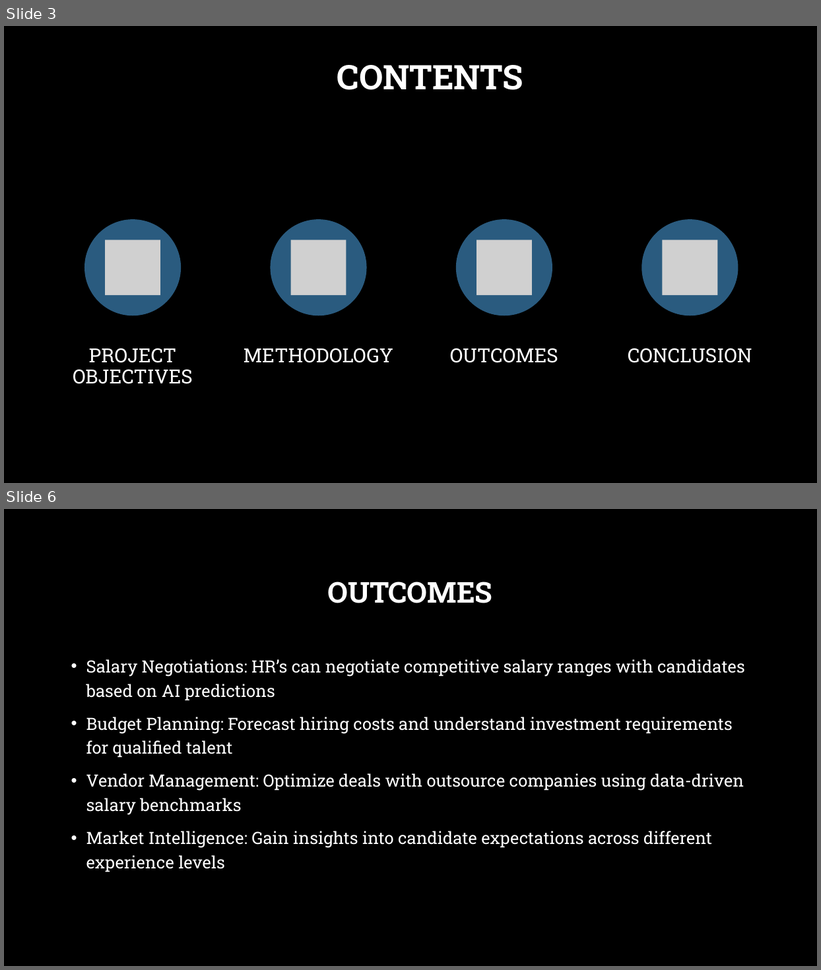
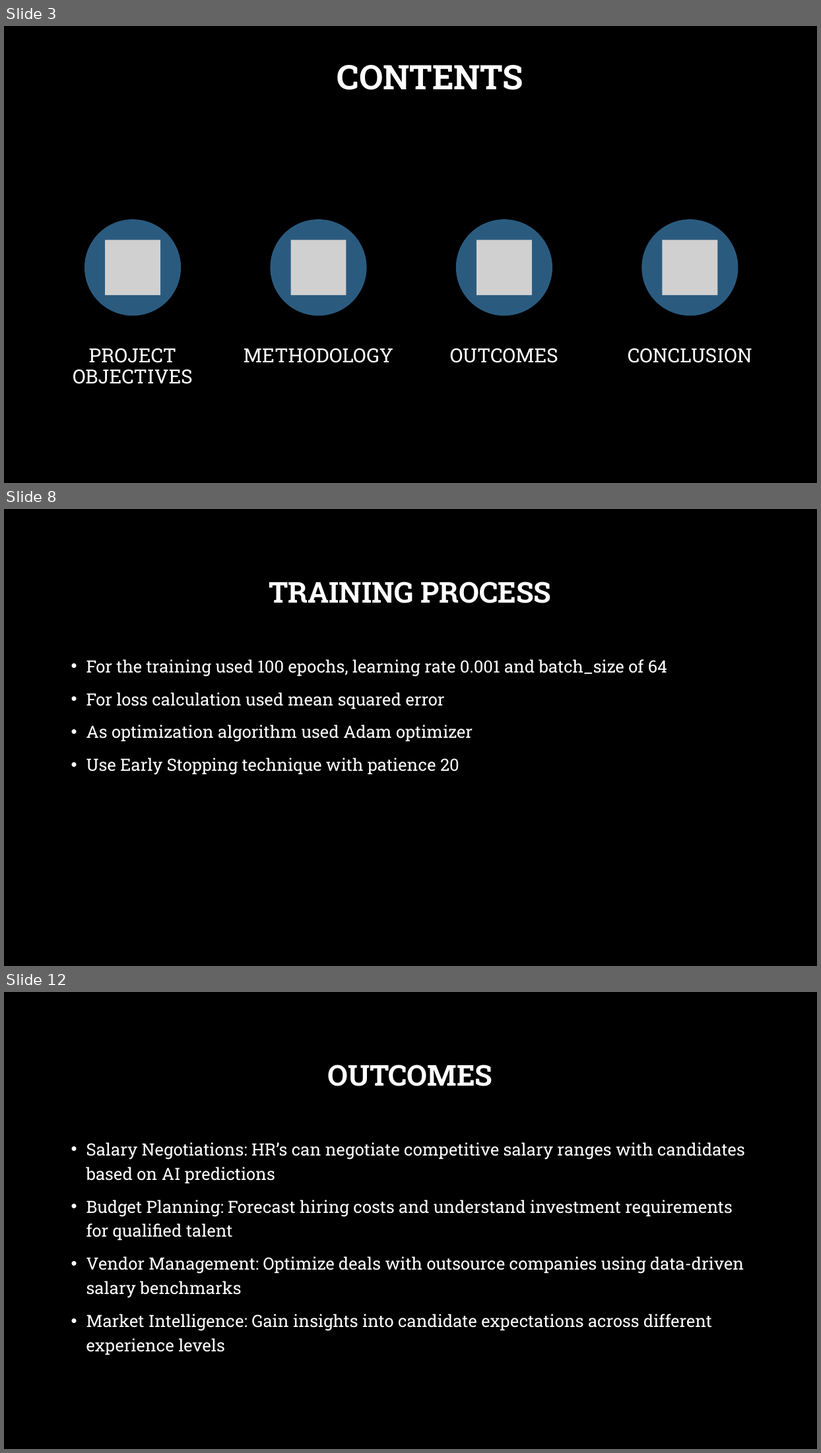
Before and after one commit to osandafdo/salary-prediction-system, a slide deck: AI_course_work_presentation.pptx. Shown one above the other, each under a label of ours: slides 3 and 6 before the commit, slides 3, 8 and 12 after it; the slides between them are not shown. The pictures are 821x970 and 821x1453 pixels, drawn with LibreOffice and Linux fonts; fonts in the diff are those of the drawing; grey boxes stand for pictures; background and template pictures are left out. Boxes give left, top, right and bottom in pixels: in the first picture for what was removed or moved away, otherwise in the second. Text is boxed around its words. In the diff, an @@ line names an element or a change of style, - is before the commit and + after.

```diff
--- a/AI_course_work_presentation.pptx
+++ b/AI_course_work_presentation.pptx
@@ slide 8 added at (4,509,817,966), background picture (left out) @@
@@ title added at (269,582,551,603), 34 pt, text #FFFFFF, bold @@
+TRAINING PROCESS
@@ text added at (86,659,667,775), 20 pt, text #FFFFFF @@
+• For the training used 100 epochs, learning rate 0.001 and batch_size of 64
+• For loss calculation used mean squared error
+• As optimization algorithm used Adam optimizer
+• Use Early Stopping technique with patience 20
@@ what was slide 6 is now slide 12 @@
```
Also in this commit, not shown: 3 slides changed, 5 other slides added, 5 other files.
